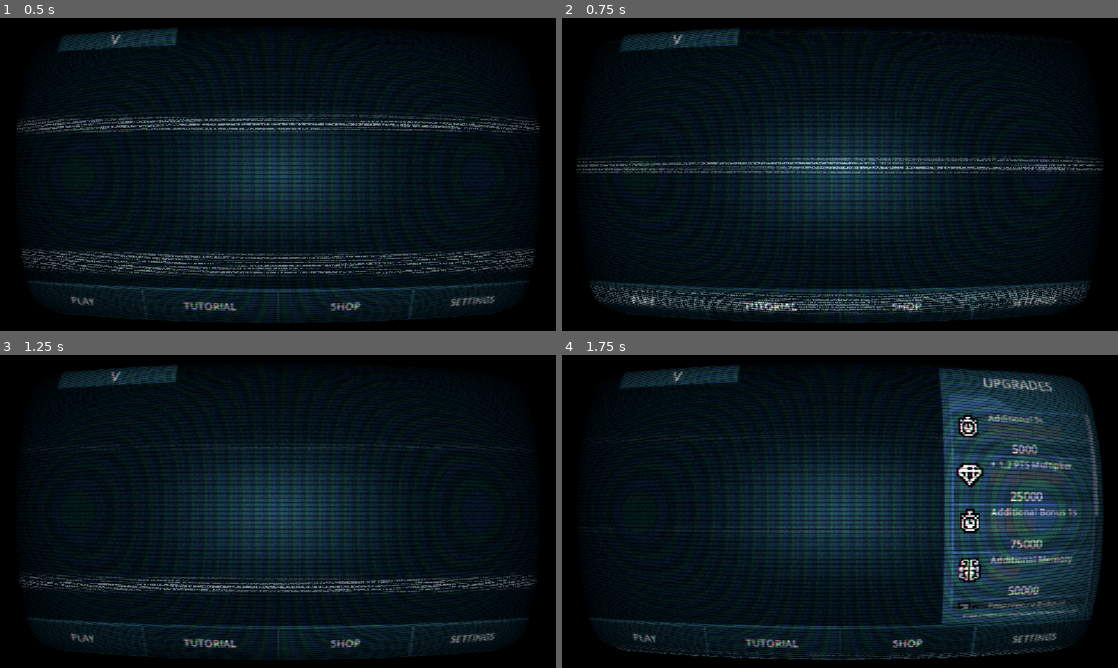
Above: before the commit, frames 1-4 (two rows, left to right).
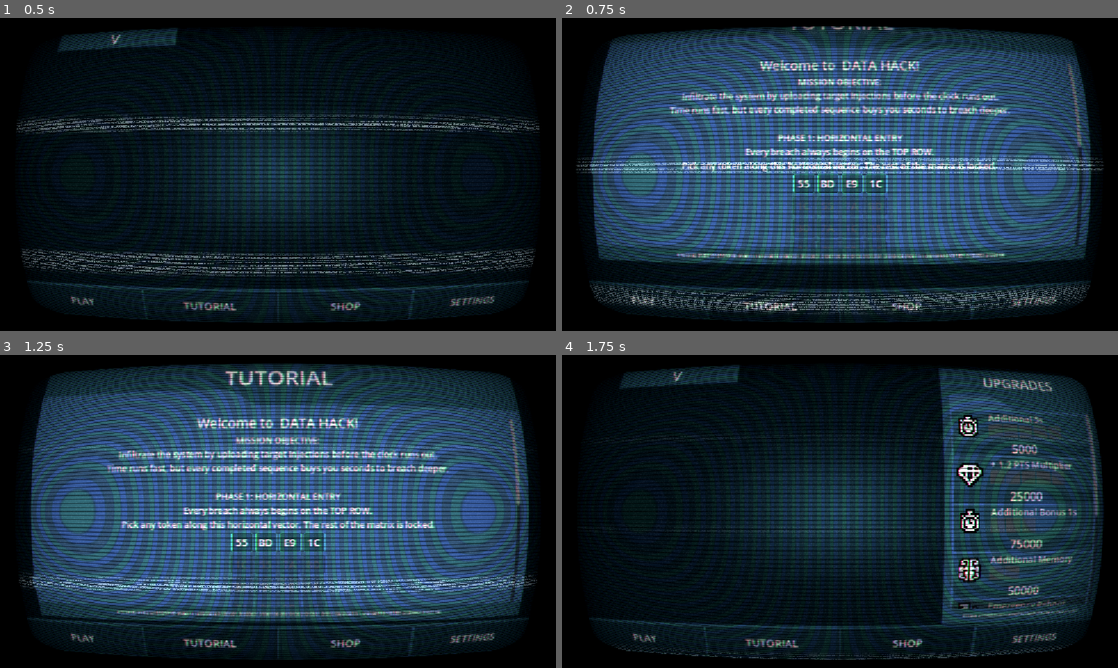
Above: after the commit, the same moments.

Repository: Martisos/Data-Hack-Minigame
Game: Godot game, scene res://scenes/menu.tscn
Two runs of this game, one before a commit and one after it. Both use one fixed random seed, a clock stepped at 60 frames per second and the inputs below. Sound files missing from this copy of the repository are replaced by a short silence.
Inputs:
- Up to frame 1 (0.5 s): no input
- Up to frame 2 (0.75 s): click "TUTORIAL" at 0.5 s
- Up to frame 3 (1.25 s): no input
- Up to frame 4 (1.75 s): click "SHOP" at 1.25 s

Frame 1 is identical in both runs. In frame 2, 64% of the frame differs, in the area x 5-96%, y 2-79%; in frame 3, 69%, in the area x 5-96%, y 2-86%; in frame 4, nothing differs.

Commit message:
Tutorial Window

Diff:
--- a/scenes/menu.tscn
+++ b/scenes/menu.tscn
@@ -7,6 +7,7 @@
 [ext_resource type="StyleBox" uid="uid://emkbya18hc2u" path="res://themes/button_game_over_pressed.tres" id="4_13sgg"]
 [ext_resource type="PackedScene" uid="uid://b1os3fgq146le" path="res://scenes/menu/shop.tscn" id="4_mhnvy"]
 [ext_resource type="PackedScene" uid="uid://b0gooq1uaw7vn" path="res://scenes/menu/StatsWindow.tscn" id="5_4ytvr"]
+[ext_resource type="PackedScene" uid="uid://m6y7up2qtuxk" path="res://scenes/menu/tutorial.tscn" id="8_13sgg"]
 
 [sub_resource type="ShaderMaterial" id="ShaderMaterial_0rdsr"]
 shader = ExtResource("2_vjb58")
@@ -117,6 +118,13 @@
 offset_right = -1152.0
 offset_bottom = -85.0
 
+[node name="Tutorial" parent="." unique_id=1428047456 instance=ExtResource("8_13sgg")]
+layout_mode = 1
+offset_left = 43.0
+offset_top = 653.0
+offset_right = -34.0
+offset_bottom = 558.0
+
 [connection signal="pressed" from="Control/VBoxContainer/PlayButton" to="." method="_on_play_button_pressed"]
 [connection signal="pressed" from="Control/VBoxContainer/TutorialButton" to="." method="_on_tutorial_button_pressed"]
 [connection signal="pressed" from="Control/VBoxContainer/ShopButton" to="." method="_on_shop_button_pressed"]
--- /dev/null
+++ b/scenes/menu/tutorial.tscn
@@ -0,0 +1,159 @@
+[gd_scene format=3 uid="uid://m6y7up2qtuxk"]
+
+[ext_resource type="Script" uid="uid://bd4n3lse016bp" path="res://scripts/menu/tutorial.gd" id="1_wdjaf"]
+
+[node name="Tutorial" type="Control" unique_id=2062302738]
+layout_mode = 3
+anchors_preset = 15
+anchor_right = 1.0
+anchor_bottom = 1.0
+offset_right = -77.0
+offset_bottom = -95.0
+grow_horizontal = 2
+grow_vertical = 2
+script = ExtResource("1_wdjaf")
+
+[node name="ColorRect" type="ColorRect" parent="." unique_id=1084710944]
+layout_mode = 0
+offset_right = 1073.0
+offset_bottom = 553.0
+color = Color(0.078431375, 0.36078432, 0.61960787, 1)
+
+[node name="ColorRect2" type="ColorRect" parent="." unique_id=379173754]
+layout_mode = 0
+offset_right = 1073.0
+offset_bottom = 64.0
+color = Color(0.043137256, 0.30980393, 0.42352942, 1)
+
+[node name="Label" type="Label" parent="." unique_id=831979355]
+layout_mode = 0
+offset_right = 1072.0
+offset_bottom = 67.0
+theme_override_font_sizes/font_size = 48
+text = "TUTORIAL"
+horizontal_alignment = 1
+vertical_alignment = 1
+
+[node name="MarginContainer" type="MarginContainer" parent="." unique_id=984046318]
+layout_mode = 0
+offset_left = 1.0
+offset_top = 97.0
+offset_right = 1073.0
+offset_bottom = 553.0
+theme_override_constants/margin_left = 20
+theme_override_constants/margin_top = 20
+theme_override_constants/margin_right = 20
+theme_override_constants/margin_bottom = 20
+
+[node name="ScrollContainer" type="ScrollContainer" parent="MarginContainer" unique_id=1787139388]
+layout_mode = 2
+
+[node name="VBoxContainer" type="VBoxContainer" parent="MarginContainer/ScrollContainer" unique_id=413638047]
+layout_mode = 2
+size_flags_horizontal = 3
+
+[node name="WelcomeLabel" type="Label" parent="MarginContainer/ScrollContainer/VBoxContainer" unique_id=492454447]
+custom_minimum_size = Vector2(1024, 0)
+layout_mode = 2
+theme_override_font_sizes/font_size = 28
+text = "Welcome to  DATA HACK!"
+horizontal_alignment = 1
+autowrap_mode = 2
+
+[node name="IntroLabel" type="Label" parent="MarginContainer/ScrollContainer/VBoxContainer" unique_id=423568288]
+custom_minimum_size = Vector2(1024, 0)
+layout_mode = 2
+theme_override_font_sizes/font_size = 18
+text = "MISSION OBJECTIVE:
+Infiltrate the system by uploading target Injections before the clock runs out.
+Time runs fast, but every completed sequence buys you seconds to breach deeper."
+horizontal_alignment = 1
+autowrap_mode = 2
+
+[node name="StepLabel" type="Label" parent="MarginContainer/ScrollContainer/VBoxContainer" unique_id=566243475]
+custom_minimum_size = Vector2(1024, 0)
+layout_mode = 2
+theme_override_font_sizes/font_size = 18
+text = "
+PHASE 1: HORIZONTAL ENTRY
+Every breach always begins on the TOP ROW.
+Pick any token along this horizontal vector. The rest of the matrix is locked."
+horizontal_alignment = 1
+autowrap_mode = 2
+
+[node name="GridContainer" type="GridContainer" parent="MarginContainer/ScrollContainer/VBoxContainer" unique_id=2062198239]
+layout_mode = 2
+size_flags_horizontal = 4
+columns = 4
+
+[node name="StepLabel2" type="Label" parent="MarginContainer/ScrollContainer/VBoxContainer" unique_id=1138578180]
+custom_minimum_size = Vector2(1024, 0)
+layout_mode = 2
+theme_override_font_sizes/font_size = 18
+text = "
+PHASE 2: VERTICAL ENTRY
+Your selection dictates your next vector
+ If you pick 'BD' from Column 2, your next move MUST come from that exact VERTICAL COLUMN.
+
+The sequence alternates with every move:
+ROW  ->  COLUMN  ->  ROW  ->  COLUMN...\""
+horizontal_alignment = 1
+autowrap_mode = 2
+
+[node name="GridContainer2" type="GridContainer" parent="MarginContainer/ScrollContainer/VBoxContainer" unique_id=1357469843]
+layout_mode = 2
+size_flags_horizontal = 4
+columns = 4
+
+[node name="SummaryLabel" type="Label" parent="MarginContainer/ScrollContainer/VBoxContainer" unique_id=1203680361]
+custom_minimum_size = Vector2(1024, 0)
+layout_mode = 2
+theme_override_font_sizes/font_size = 18
+text = "OPERATOR'S INTEL:
+Trace your route before clicking. If your Memory fills up without completing at least one Injection, security triggers an immediate hard disconnect.
+"
+horizontal_alignment = 1
+autowrap_mode = 2
+
+[node name="ColorRect3" type="ColorRect" parent="." unique_id=1335966866]
+layout_mode = 0
+offset_left = 439.13174
+offset_top = 49.609013
+offset_right = 503.86264
+offset_bottom = 65.99031
+rotation = 0.5235988
+color = Color(0.043137256, 0.30980393, 0.42352942, 1)
+
+[node name="ColorRect6" type="ColorRect" parent="." unique_id=1091993334]
+layout_mode = 0
+offset_left = 487.0
+offset_top = 64.0
+offset_right = 1073.0
+offset_bottom = 96.157394
+color = Color(0.043137256, 0.30980393, 0.42352942, 1)
+
+[node name="ColorRect4" type="ColorRect" parent="." unique_id=71327641]
+layout_mode = 0
+offset_left = 467.5582
+offset_top = 50.157394
+offset_right = 504.75153
+offset_bottom = 65.02373
+rotation = 0.5235988
+color = Color(0.043137256, 0.30980393, 0.42352942, 1)
+
+[node name="ColorRect5" type="ColorRect" parent="." unique_id=1092009727]
+layout_mode = 0
+offset_top = 521.0
+offset_right = 1073.0
+offset_bottom = 553.0
+color = Color(0.043137256, 0.30980393, 0.42352942, 1)
+
+[node name="Label2" type="Label" parent="." unique_id=900481751]
+layout_mode = 0
+offset_top = 521.0
+offset_right = 1073.0
+offset_bottom = 553.0
+theme_override_font_sizes/font_size = 9
+text = "01010100 01010101 01010100 01001111 01010010 01001001 01000001 01001100 01010100 01010101 01010100 01001111 01010010 01001001 01000001 01001100"
+horizontal_alignment = 1
+vertical_alignment = 1
--- a/scripts/menu/menu.gd
+++ b/scripts/menu/menu.gd
@@ -5,29 +5,45 @@
 @onready var shop: Control = $Shop
 @onready var settings: Control = $Settings
 @onready var stats_window: Control = $StatsWindow
+@onready var tutorial: Control = $Tutorial
 
-enum Windows { NONE, SHOP, SETTINGS }
+enum Windows { NONE, SHOP, SETTINGS, TUTORIAL }
 var current_window: Windows = Windows.NONE
 
 var shop_original_x: float = 0.0
 var settings_original_x: float = 0.0
+var tutorial_original_y: float = 0.0
 
 var shop_tween: Tween
 var settings_tween: Tween
+var tutorial_tween: Tween
 
 func _ready() -> void:
 	current_window = Windows.NONE
 	shop.global_position = Vector2(1152, 10)
 	shop_original_x = shop.global_position.x
 	settings_original_x = settings.global_position.x
+	tutorial_original_y = tutorial.global_position.y
 	AudioManager.play_music(preload("uid://b87kylwlgmj85"))
 
 func _on_play_button_pressed() -> void:
 	Transition.change_scene("res://scenes/main_game.tscn")
 
 func _on_tutorial_button_pressed() -> void:
-	print("tutorial")
 	AudioManager.play_sfx(preload("uid://b3lvp3hvo61dv"), -0.2, 0.1)
+	if current_window == Windows.TUTORIAL:
+		close_all_windows()
+	else:
+		open_tutorial()
+
+func open_tutorial() -> void:
+	close_all_windows()
+	stats_window.close()
+	current_window = Windows.TUTORIAL
+
+	if tutorial_tween: tutorial_tween.kill()
+	tutorial_tween = create_tween()
+	tutorial_tween.tween_property(tutorial, "position:y", tutorial_original_y - 650.0, 0.4).set_ease(Tween.EASE_OUT).set_trans(Tween.TRANS_BACK)
 
 func _on_shop_button_pressed() -> void:
 	AudioManager.play_sfx(preload("uid://b3lvp3hvo61dv"), 0.2, 0.1)
@@ -70,3 +86,7 @@
 	if settings_tween: settings_tween.kill()
 	settings_tween = create_tween()
 	settings_tween.tween_property(settings, "position:x", settings_original_x, 0.15).set_ease(Tween.EASE_IN).set_trans(Tween.TRANS_CUBIC)
+
+	if tutorial_tween: tutorial_tween.kill()
+	tutorial_tween = create_tween()
+	tutorial_tween.tween_property(tutorial, "position:y", tutorial_original_y, 0.2).set_ease(Tween.EASE_IN).set_trans(Tween.TRANS_CUBIC)
--- /dev/null
+++ b/scripts/menu/tutorial.gd
@@ -0,0 +1,73 @@
+extends Control
+
+@onready var grid_step_1: GridContainer = $MarginContainer/ScrollContainer/VBoxContainer/GridContainer
+@onready var grid_step_2: GridContainer = $MarginContainer/ScrollContainer/VBoxContainer/GridContainer2
+
+@onready var intro_label: Label = $MarginContainer/ScrollContainer/VBoxContainer/IntroLabel
+@onready var step_1_label: Label = $MarginContainer/ScrollContainer/VBoxContainer/StepLabel
+@onready var step_2_label: Label = $MarginContainer/ScrollContainer/VBoxContainer/StepLabel2
+@onready var summary_label: Label = $MarginContainer/ScrollContainer/VBoxContainer/SummaryLabel
+
+
+
+const TUTORIAL_TOKENS: Array[String] = [
+	"55", "BD", "E9", "1C",
+	"1C", "55", "7A", "BD",
+	"BD", "7A", "1C", "55",
+	"7A", "E9", "BD", "1C"
+]
+
+func _ready() -> void:
+	build_tutorial_grid(grid_step_1, 1)
+	build_tutorial_grid(grid_step_2, 2)
+
+func build_tutorial_grid(grid: GridContainer, step: int) -> void:
+	grid.columns = 4
+	grid.add_theme_constant_override("h_separation", 6)
+	grid.add_theme_constant_override("v_separation", 6)
+
+	for i in range(16):
+		var col = i % 4
+		var row = int(i / 4)
+		var token = TUTORIAL_TOKENS[i]
+
+		var cell = Label.new()
+		cell.text = token
+		cell.set("theme_override_font_sizes/font_size", 22)
+		cell.custom_minimum_size = Vector2(44, 40)
+		cell.horizontal_alignment = HORIZONTAL_ALIGNMENT_CENTER
+		cell.vertical_alignment = VERTICAL_ALIGNMENT_CENTER
+
+		var style = StyleBoxFlat.new()
+		style.set_border_width_all(1)
+		style.set_corner_radius_all(3)
+
+		if step == 1:
+			if row == 0:
+				style.bg_color = Color("#0B4F6C")
+				style.border_color = Color.CYAN
+				cell.modulate = Color.WHITE
+			else:
+				style.bg_color = Color(0.08, 0.12, 0.2, 0.4)
+				style.border_color = Color(0.2, 0.3, 0.4, 0.3)
+				cell.modulate = Color(0.4, 0.4, 0.4, 0.5)
+
+		elif step == 2:
+			if row == 0 and col == 1:
+				style.bg_color = Color(0.05, 0.05, 0.05, 0.7)
+				style.border_color = Color(0.3, 0.3, 0.3, 0.5)
+				cell.modulate = Color(0.3, 0.3, 0.3, 0.5)
+			elif col == 1:
+				style.bg_color = Color("#0B4F6C")
+				style.border_color = Color.CYAN
+				cell.modulate = Color.WHITE
+			else:
+				style.bg_color = Color(0.08, 0.12, 0.2, 0.4)
+				style.border_color = Color(0.2, 0.3, 0.4, 0.3)
+				cell.modulate = Color(0.4, 0.4, 0.4, 0.5)
+
+		cell.add_theme_stylebox_override("normal", style)
+		grid.add_child(cell)
+
+func _on_back_button_pressed() -> void:
+	Transition.change_scene("res://scenes/menu.tscn")
Not shown, added: scripts/menu/tutorial.gd.uid
